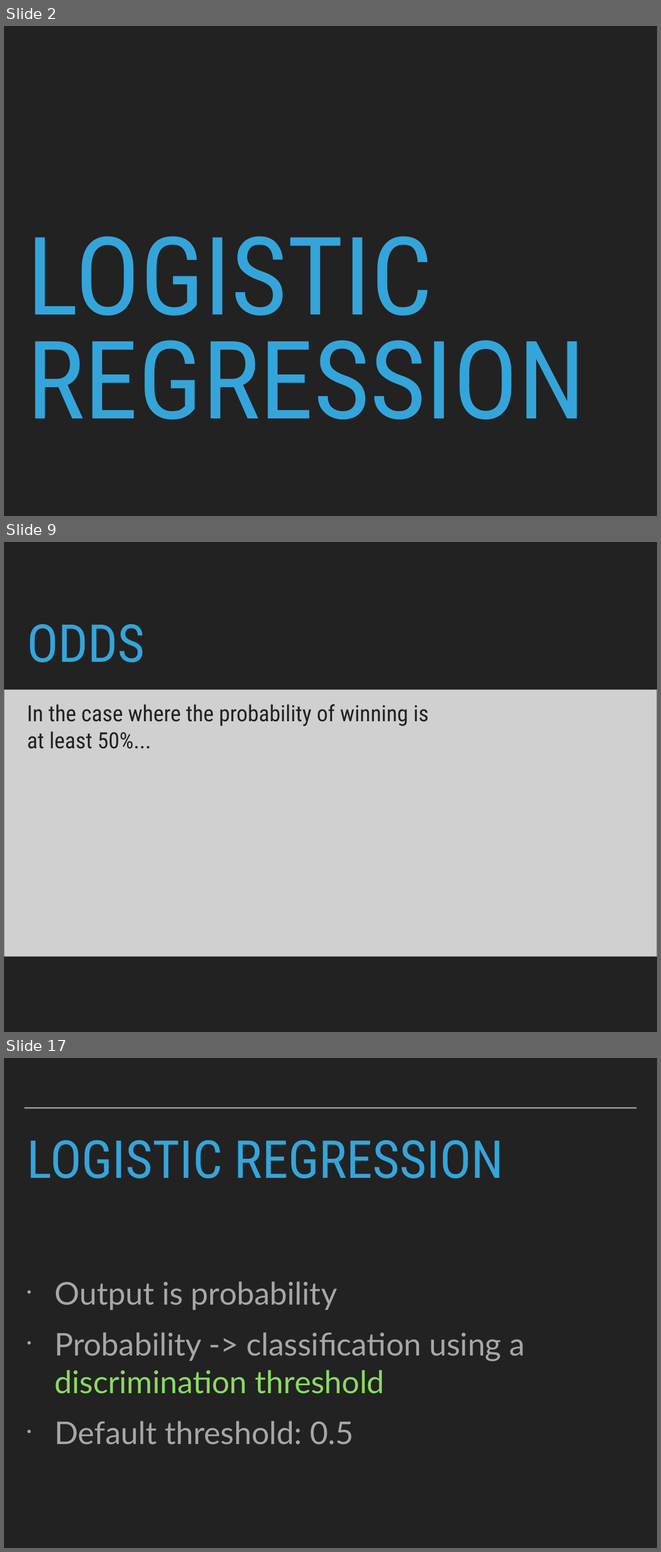
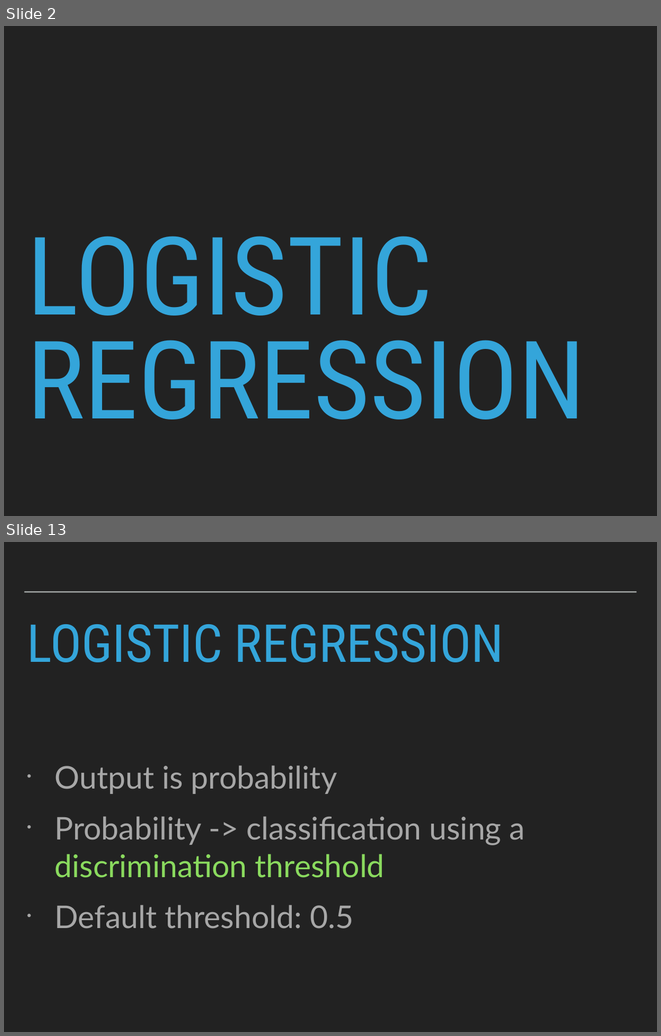
Before and after one commit to patricks1/noble-machine-learning, a slide deck: Session4/Session4_Slides.pptx. Shown one above the other, each under a label of ours: slides 2, 9 and 17 before the commit, slides 2 and 13 after it; the slides between them are not shown. The pictures are 661x1552 and 661x1036 pixels, drawn with LibreOffice and Linux fonts; fonts in the diff are those of the drawing; grey boxes stand for pictures. Boxes give left, top, right and bottom in pixels: in the first picture for what was removed or moved away, otherwise in the second. Text is boxed around its words. In the diff, an @@ line names an element or a change of style, - is before the commit and + after.

```diff
--- a/Session4/Session4_Slides.pptx
+++ b/Session4/Session4_Slides.pptx
@@ slide 9 removed at <box>4,542,657,1032</box>, background #222222 @@
@@ title removed at <box>27,624,145,662</box> @@
-ODDS
@@ picture removed at <box>4,689,657,956</box> @@
@@ text removed at <box>27,704,429,749</box> @@
-In the case where the probability of winning is at least 50%...
@@ subtitle removed at <box>34,724,408,761</box> @@
-• Only valid between 0 and 1
@@ what was slide 17 is now slide 13 @@
```
Also in this commit, not shown: 2 slides changed, 8 slides added, 11 other slides removed, 2 other files.
